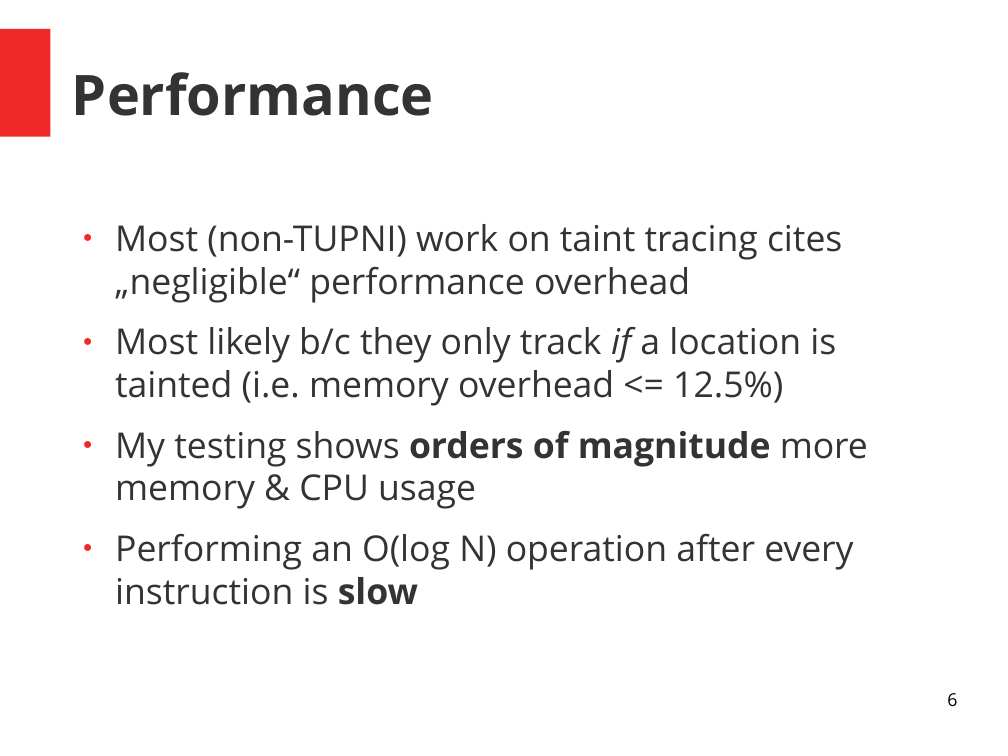
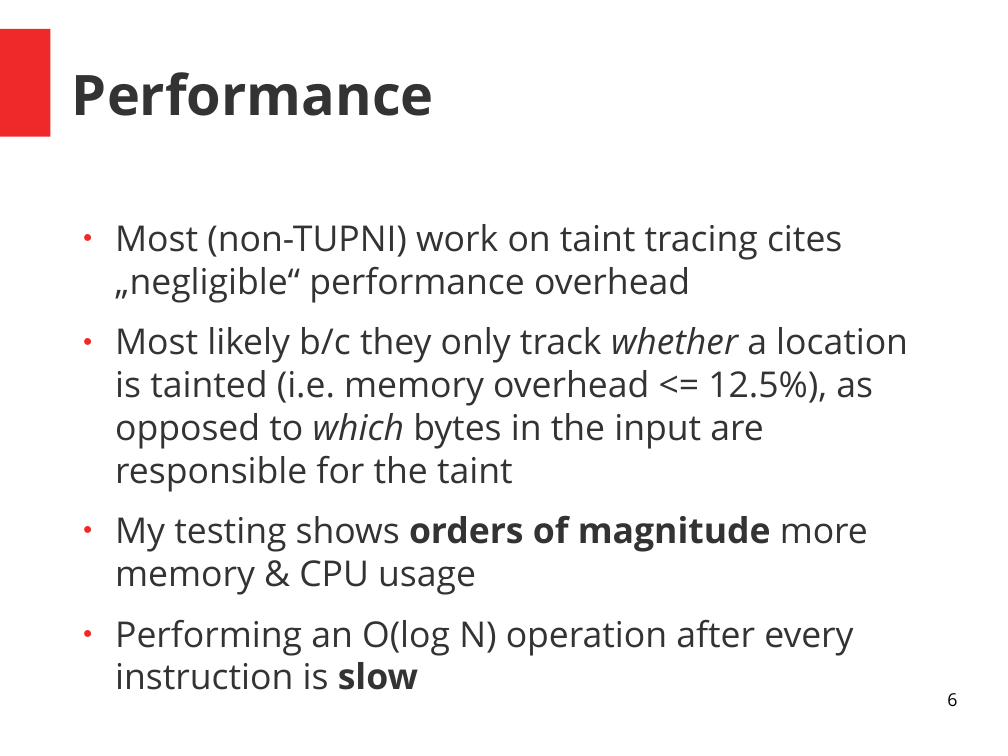
Before and after one commit to Pavlos1/GRTrace, a slide deck: slide 6 of papers/presentation.odp. Drawn at 1008x756 pixels with LibreOffice and Linux fonts; fonts in the diff are those of the drawing. Boxes give left, top, right and bottom in pixels: in the first picture for what was removed or moved away, otherwise in the second. Text is boxed around its words. In the diff, an @@ line names an element or a change of style, - is before the commit and + after.

```diff
--- a/papers/presentation.odp
+++ b/papers/presentation.odp
@@ text at (115, 327, 908, 492): text changed @@
-● Most likely b/c they only track if a location is tainted (i.e. memory overhead <= 12.5%)
+● Most likely b/c they only track whether a location is tainted (i.e. memory overhead <= 12.5%), as opposed to which bytes in the input are responsible for the taint
```
Also in this commit, not shown: 5 other slides changed, 3 other files.
